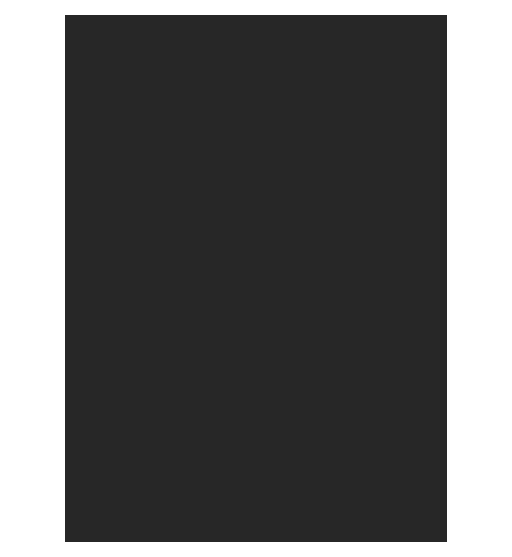
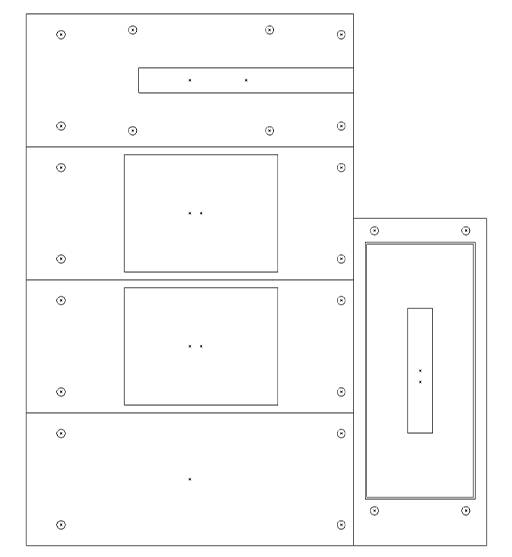
Layered file, before and after one edit (512×557). Changes by layer:
hid group "Grupo 1" (3 layers) over [25, 13, 488, 547]
added layer "Screen Shot 2017-05-19 at 18.40.27" above "Capa 0" over [25, 13, 488, 547]
painted on "Capa 0" over [25, 13, 488, 547]
